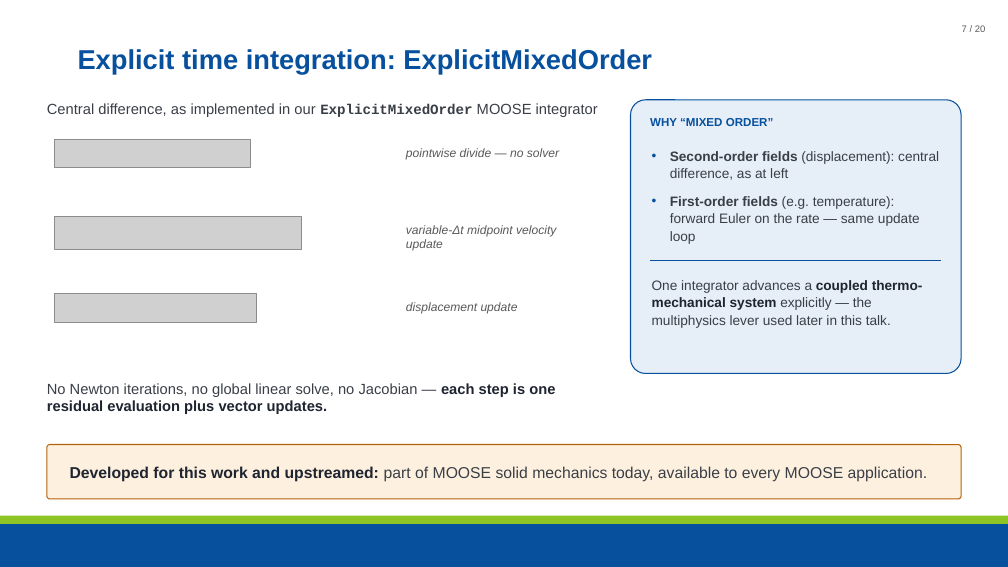
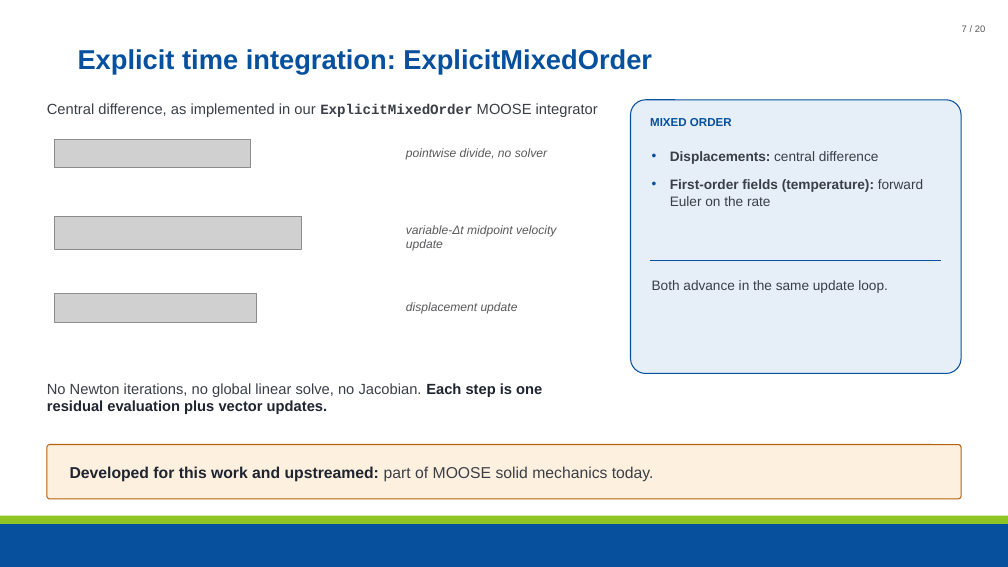
Before and after one commit to maxnezdyur/marlin, a slide deck: slide 7 of examples/impact/slide_assets/WCCM_NEML2_explicit_dynamics_v2.pptx. Drawn at 1008x567 pixels with LibreOffice and Linux fonts; fonts in the diff are those of the drawing; grey boxes stand for pictures; background and template pictures are left out. Boxes give left, top, right and bottom in pixels: in the first picture for what was removed or moved away, otherwise in the second. Text is boxed around its words. In the diff, an @@ line names an element or a change of style, - is before the commit and + after.

```diff
--- a/examples/impact/slide_assets/WCCM_NEML2_explicit_dynamics_v2.pptx
+++ b/examples/impact/slide_assets/WCCM_NEML2_explicit_dynamics_v2.pptx
@@ text at (x1=650, y1=118, x2=732, y2=126): text changed @@
-WHY “MIXED ORDER”
+MIXED ORDER
@@ text at (x1=406, y1=148, x2=547, y2=159): text changed @@
-pointwise divide — no solver
+pointwise divide, no solver
@@ text at (x1=670, y1=151, x2=923, y2=206): text changed; bold on @@
-• Second-order fields (displacement): central difference, as at left
-• First-order fields (e.g. temperature): forward Euler on the rate — same update loop
+• Displacements: central difference
+• First-order fields (temperature): forward Euler on the rate
@@ text at (x1=652, y1=280, x2=888, y2=293): text changed @@
-One integrator advances a coupled thermo-mechanical system explicitly — the multiphysics lever used later in this talk.
+Both advance in the same update loop.
@@ text at (x1=47, y1=383, x2=542, y2=414): text changed @@
-No Newton iterations, no global linear solve, no Jacobian — each step is one residual evaluation plus vector updates.
+No Newton iterations, no global linear solve, no Jacobian. Each step is one residual evaluation plus vector updates.
@@ text at (x1=70, y1=466, x2=654, y2=482): text changed; text colour #3A3F47 to #1E2430; bold on @@
-Developed for this work and upstreamed: part of MOOSE solid mechanics today, available to every MOOSE application.
+Developed for this work and upstreamed: part of MOOSE solid mechanics today.
```
Also in this commit, not shown: 17 other slides changed, 1 other file.
